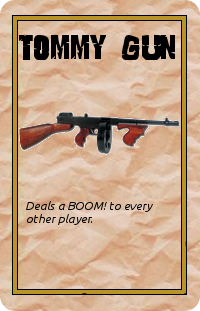
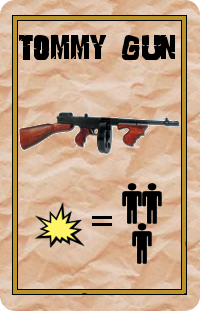
Before/after of a 200 x 311 layered artwork. What changed in the layer stack:
removed layer "Deals a BOOM! to every other p..." over [26, 201, 153, 225]
added layer "person.png copy #1" above "person.png copy" over [142, 183, 162, 224]
added layer "person.png copy" above "person.png" over [132, 223, 152, 264]
added layer "person.png" above "=" over [122, 183, 142, 224]
added layer "=" above "bang.xcf" over [92, 216, 112, 226]
added layer "bang.xcf" above "tommygun.jpe" over [35, 202, 85, 248]
